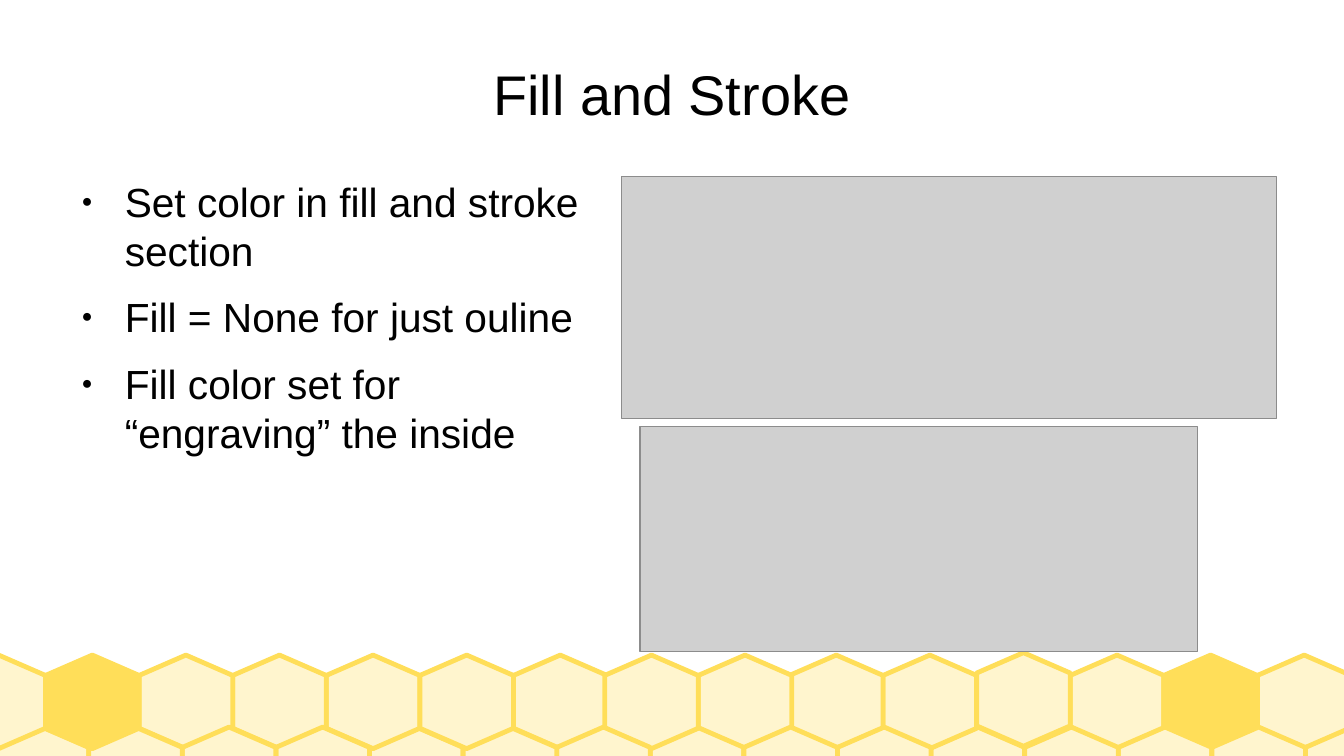
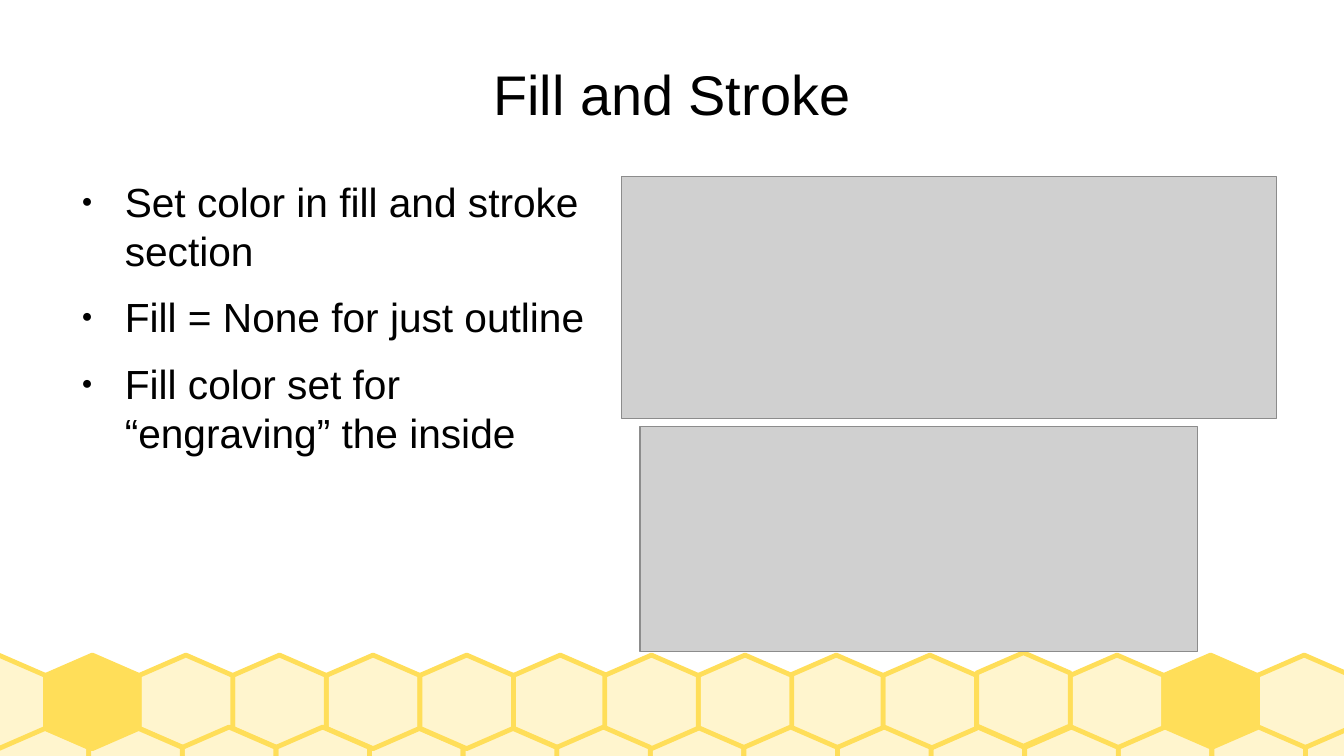
Before and after one commit to jarney/SparkStudioSalem-IndustrialLaserCutters, a slide deck: slide 21 of Training-GeneralPublic.odp (slide 16 before the commit). Drawn at 1344x756 pixels with LibreOffice and Linux fonts; fonts in the diff are those of the drawing; grey boxes stand for pictures. Boxes give left, top, right and bottom in pixels: in the first picture for what was removed or moved away, otherwise in the second. Text is boxed around its words. In the diff, an @@ line names an element or a change of style, - is before the commit and + after.

```diff
--- a/Training-GeneralPublic.odp
+++ b/Training-GeneralPublic.odp
@@ text at box(125, 302, 584, 340): text changed @@
-● Fill = None for just ouline
+● Fill = None for just outline
```
Also in this commit, not shown: 12 other slides changed, 6 slides added, 1 slide removed, 3 other files.
